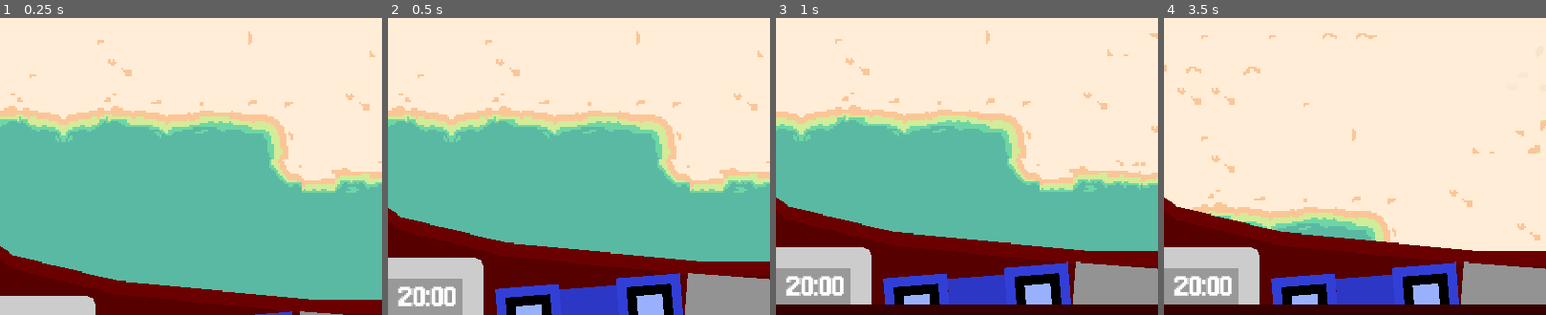
Above: before the commit, frames 1-4 (left to right).
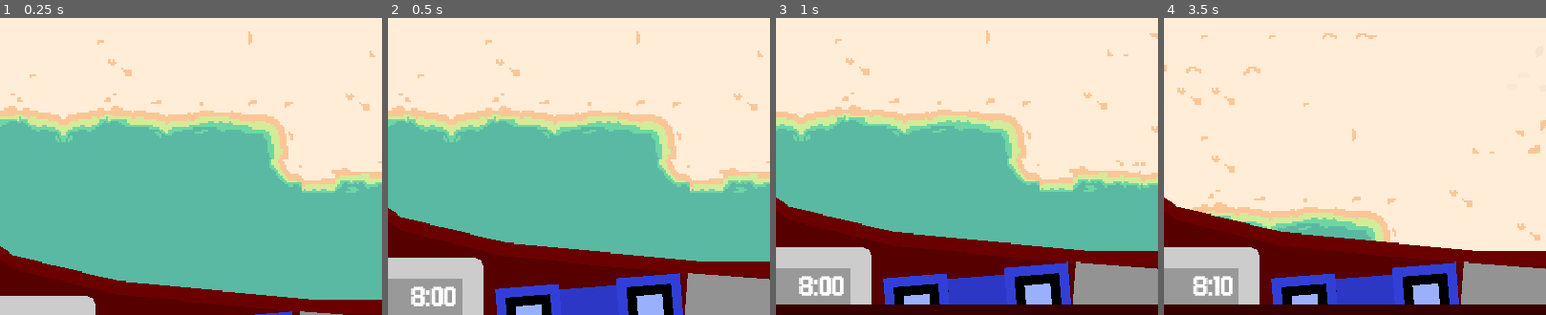
Above: after the commit, the same moments.

Repository: AstralStew/ProjectThirstyMerc
Game: Godot game, scene res://Scenes/game_scene.tscn
Two runs of this game, one before a commit and one after it. Both use one fixed random seed, a clock stepped at 60 frames per second and the inputs below.
Inputs (mouse positions are % of the whole screen's width and height, from its top left):
- Up to frame 1 (0.25 s): no input
- Up to frame 2 (0.5 s): no input
- Up to frame 3 (1 s): move the mouse to (72, 45) at 0.52 s; press the mouse at (72, 45) at 0.53 s
- Up to frame 4 (3.5 s): release the mouse at (72, 45) at 1.25 s; drag from (30, 55) to (59, 22) at 1.27 s; move the mouse to (60, 28) at 2.02 s; press the mouse at (60, 28) at 2.03 s; release the mouse at (60, 28) at 2.75 s; drag from (45, 70) to (3, 5) at 2.77 s
The pictures show only the part of the screen within x 0-50%, y 50-100%; the shares and areas given below are measured in that part.

Frame 1 is identical in both runs. In frame 2, 0.2% of the frame differs, in the area x 2-10%, y 90-98%; in frame 3, 0.2%; in frame 4, 0.6%, in the area x 2-18%, y 86-94%.

Commit message:
Time implemented

Diff:
--- a/Scripts/HUD/Phone.gd
+++ b/Scripts/HUD/Phone.gd
@@ -11,8 +11,12 @@
 @onready var phone_screen_1: VBoxContainer = $Gfx/PanelContainer/VBoxContainer/PanelContainer/VBoxContainer/MarginContainer/MarginContainer/PhoneScreen1
 @onready var alotl_speech_label: RichTextLabel = $Gfx/PanelContainer/VBoxContainer/PanelContainer/VBoxContainer/MarginContainer/MarginContainer/PhoneScreen1/AlotlSpeechLabel
 
+@export var alotl_speech_speed : float = 1.0
 
-@export var alotl_speech_speed : float = 1.0
+
+func _process(delta: float) -> void:
+	if WorldManager.is_daytime:
+		time_label.text = WorldManager.day_fake_time
 
 
 static func alotl_speech(speech:String) -> void:
--- a/Scripts/Managers/WorldManager.gd
+++ b/Scripts/Managers/WorldManager.gd
@@ -19,24 +19,22 @@
 static var effects_root : Node2D :
 	get: return instance.effects
 
-@export var day_duration: float = 120
+@export var day_duration: float = 240
 @export var day_start_in_mins: float = 480
-@export var day_end_in_mins: float = 480
+@export var day_end_in_mins: float = 1201
 # total mins = 1440
 
 #@export_category("READ ONLY")
 static var is_daytime : bool = false
 
-var day_progress: float = 0 :
+static var day_progress: float = 0 :
 	get: return day_progress
 	set(value):
 		day_progress = clamp(value,0,1)
-var day_fake_time: float = 0 :
-	get:
-
-		return day_progress
-	set(value):
-		day_progress = clamp(value,0,1)
+static var day_fake_mins: int :
+	get: return instance.get_fake_mins_from_progress(day_progress)
+static var day_fake_time: String :
+	get: return instance.convert_fake_mins_to_fake_time(day_fake_mins)
 
 signal _day_started
 static func day_started() -> Signal:
@@ -46,9 +44,16 @@
 	return instance._day_ended
 
 
-func get_fake_mins_from_progress(progress:float) -> void:
-	return remap(day_progress,0,1,day_start_in_mins,day_end_in_mins)
+func get_fake_mins_from_progress(progress:float) -> int:
+	#print("fake mins = " + str(remap(progress,0,1,day_start_in_mins,day_end_in_mins)))
+	return floori(remap(progress,0,1,day_start_in_mins,day_end_in_mins))
 
+func convert_fake_mins_to_fake_time(mins:int) -> String:
+	return str(mins/60) + ":" + str(floor((mins % 60) / 10)) + "0"
+
+
+func _ready() -> void:
+	call_deferred("start_day")
 
 
 # Called every frame. 'delta' is the elapsed time since the previous frame.
@@ -60,6 +65,7 @@
 
 	day_progress += 1 / day_duration * delta
 
+
 	if day_progress >= 1:
 		end_day()
 
@@ -67,11 +73,13 @@
 	instance.day_progress = 0
 	is_daytime = true
 	day_started().emit()
+	print(DEBUG_NAME,"StartDay > Starting day!")
 
 static func end_day() -> void:
 	instance.day_progress = 1
 	is_daytime = false
 	day_ended().emit()
+	print(DEBUG_NAME,"EndDay > Ending day!")
 
 static func get_speed_at_tile_position(global_position:Vector2) -> float:
 	var current_tile_pos = instance.tile_map_layer.local_to_map(instance.tile_map_layer.to_local(global_position))
